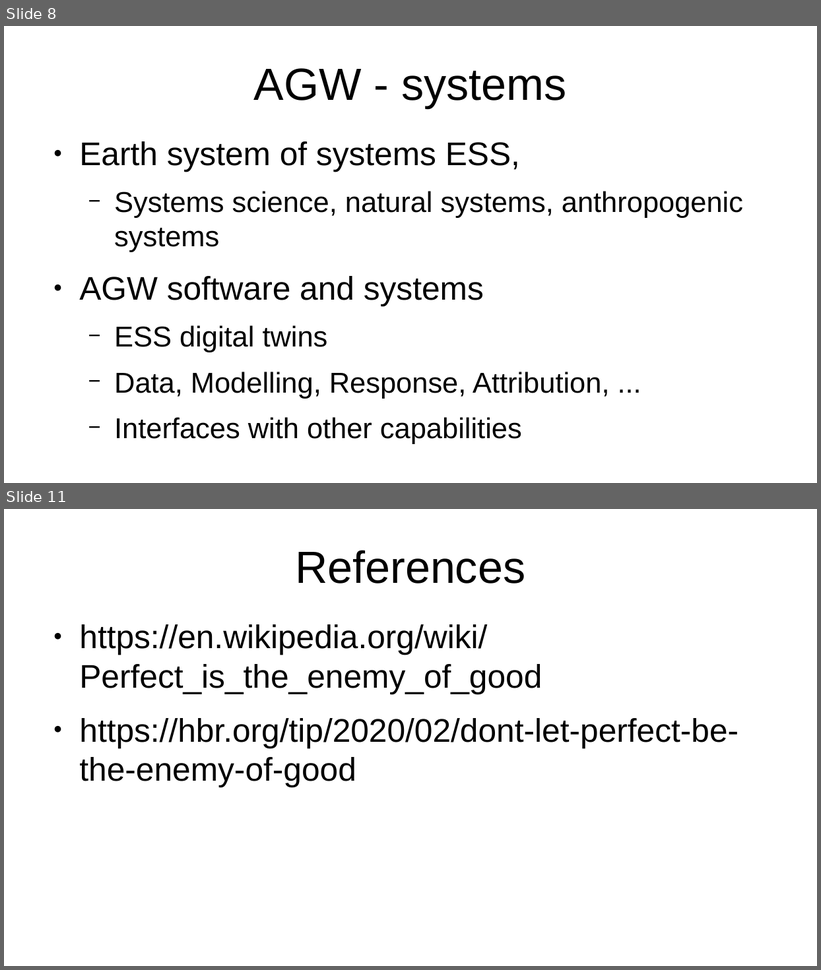
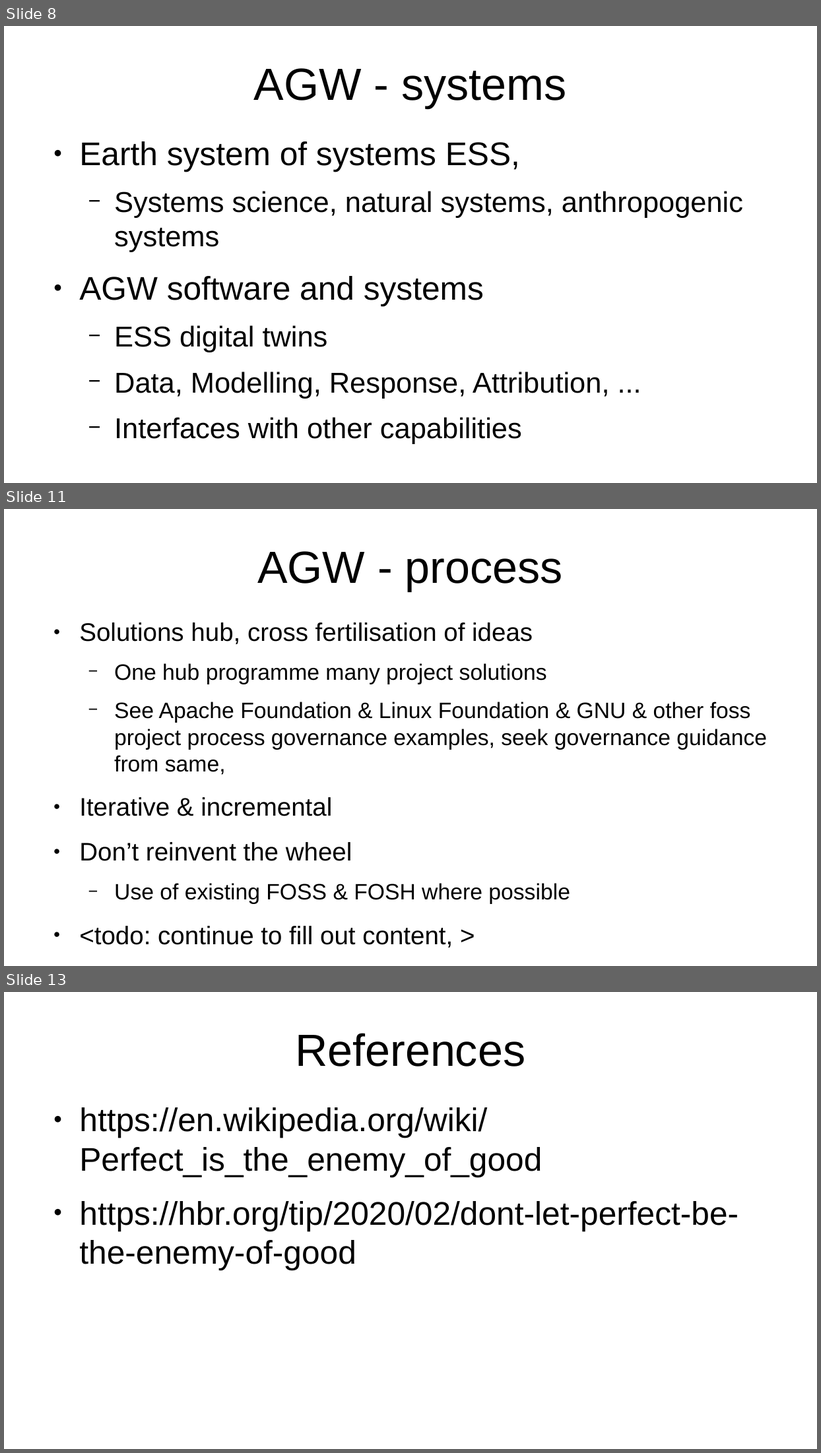
Before and after one commit to YorkEarwaker/Climate-Model, a slide deck: ppm/anthropogenic-global-warming-context.odp. Shown one above the other, each under a label of ours: slides 8 and 11 before the commit, slides 8, 11 and 13 after it; the slides between them are not shown. The pictures are 821x970 and 821x1453 pixels, drawn with LibreOffice and Linux fonts; fonts in the diff are those of the drawing. Boxes give left, top, right and bottom in pixels: in the first picture for what was removed or moved away, otherwise in the second. Text is boxed around its words. In the diff, an @@ line names an element or a change of style, - is before the commit and + after.

Commit message:
update
a couple of new slides, some changes to others

```diff
--- a/ppm/anthropogenic-global-warming-context.odp
+++ b/ppm/anthropogenic-global-warming-context.odp
@@ slide 11 added at bbox=[4, 509, 817, 966], background #FFFFFF @@
@@ title added at bbox=[257, 551, 563, 591], 44 pt, text #000000 @@
+AGW - process
@@ text added at bbox=[79, 623, 767, 948], 21.7 pt, text #000000 @@
+● Solutions hub, cross fertilisation of ideas
+  − One hub programme many project solutions
+  − See Apache Foundation & Linux Foundation & GNU & other foss project process governance examples, seek governance guidance from same,
+● Iterative & incremental
+● Don’t reinvent the wheel
+  − Use of existing FOSS & FOSH where possible
+● <todo: continue to fill out content, >
@@ what was slide 11 is now slide 13 @@
```
Also in this commit, not shown: 2 slides changed, 1 other slide added.
